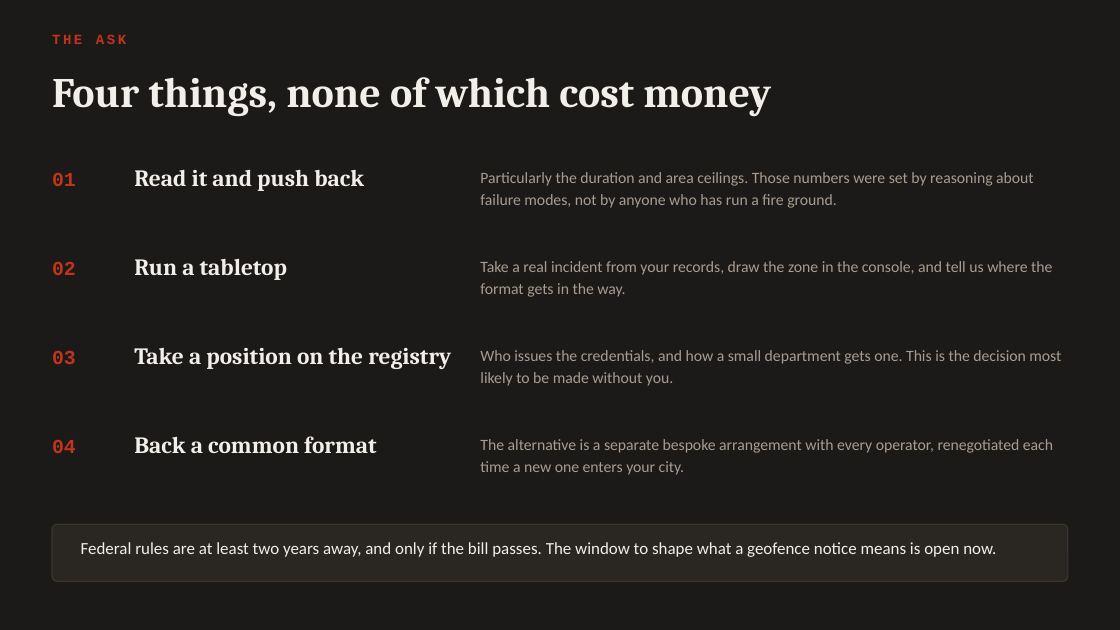
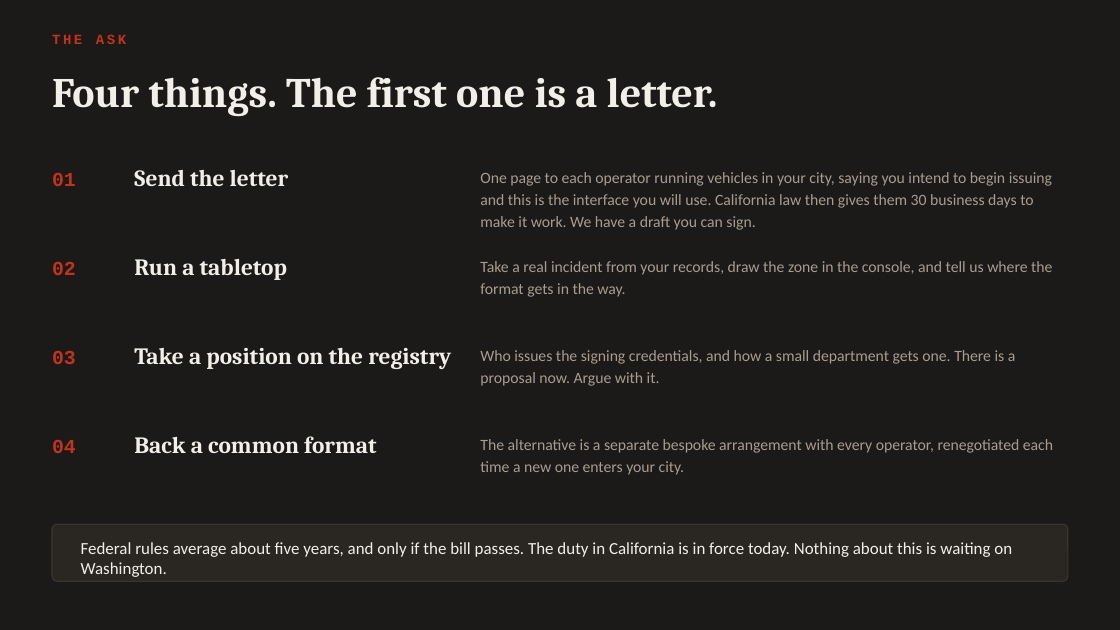
Before and after one commit to The-Center-for-Auto-Safety/Geo-Fence-Notification, a slide deck: slide 12 of brief/GFN-first-responder-briefing.pptx. Drawn at 1120x630 pixels with LibreOffice and Linux fonts; fonts in the diff are those of the drawing. Boxes give left, top, right and bottom in pixels: in the first picture for what was removed or moved away, otherwise in the second. Text is boxed around its words. In the diff, an @@ line names an element or a change of style, - is before the commit and + after.

```diff
--- a/brief/GFN-first-responder-briefing.pptx
+++ b/brief/GFN-first-responder-briefing.pptx
@@ text at bbox=[52, 77, 718, 117]: text changed @@
-Four things, none of which cost money
+Four things. The first one is a letter.
@@ text at bbox=[134, 170, 289, 186]: text changed @@
-Read it and push back
+Send the letter
@@ text at bbox=[480, 172, 1052, 230]: text changed @@
-Particularly the duration and area ceilings. Those numbers were set by reasoning about failure modes, not by anyone who has run a fire ground.
+One page to each operator running vehicles in your city, saying you intend to begin issuing and this is the interface you will use. California law then gives them 30 business days to make it work. We have a draft you can sign.
@@ text at bbox=[480, 350, 1016, 386]: text changed @@
-Who issues the credentials, and how a small department gets one. This is the decision most likely to be made without you.
+Who issues the signing credentials, and how a small department gets one. There is a proposal now. Argue with it.
@@ text at bbox=[81, 542, 1012, 577]: text changed @@
-Federal rules are at least two years away, and only if the bill passes. The window to shape what a geofence notice means is open now.
+Federal rules average about five years, and only if the bill passes. The duty in California is in force today. Nothing about this is waiting on Washington.
```
Also in this commit, not shown: 4 other slides changed, 6 other files.
